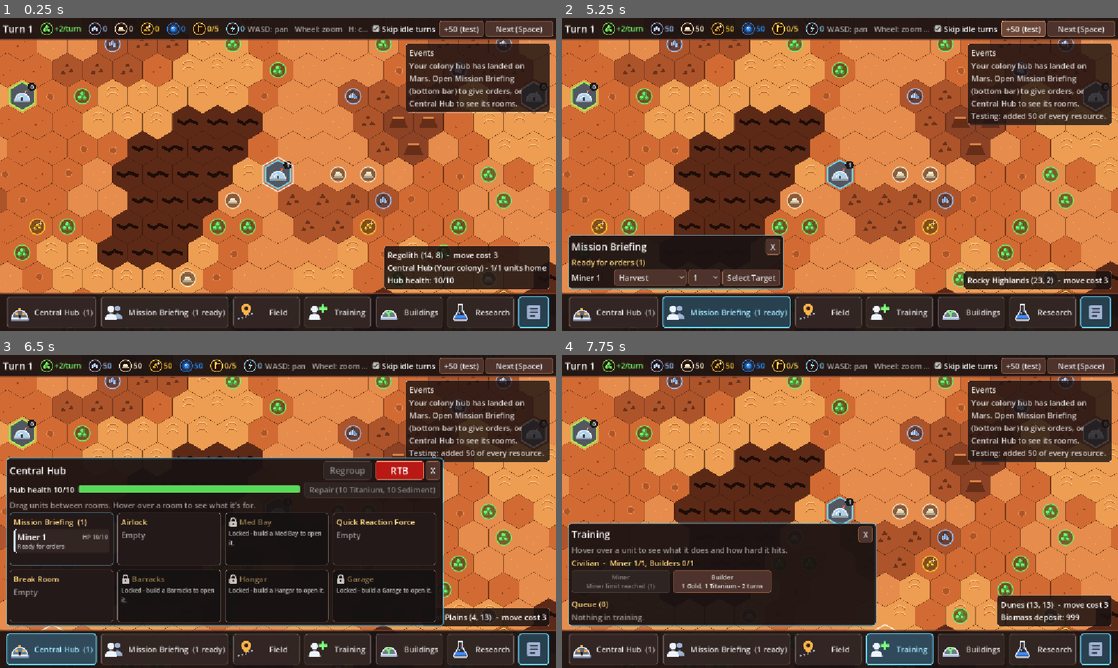
Above: before the commit, frames 1-4 (two rows, left to right).
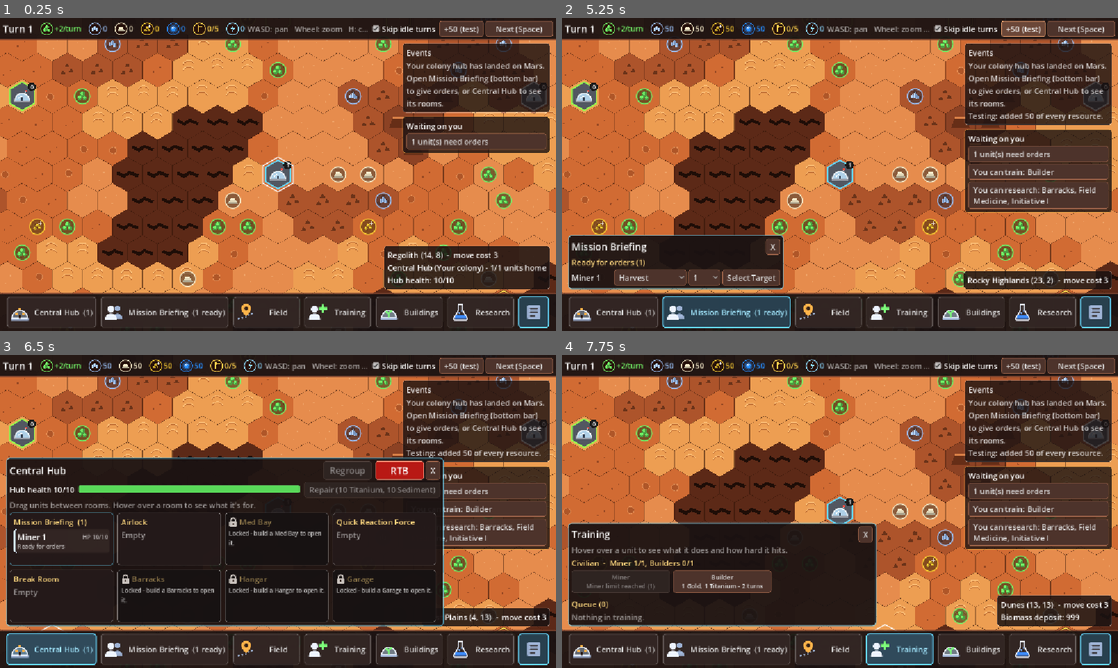
Above: after the commit, the same moments.

Repository: BenM96/civ
Game: Godot game, scene res://scenes/main.tscn
The game is run twice, just before and just after one commit, with the same random seed, the same clock (stepped at 60 frames per second) and the same inputs.
Inputs:
- Up to frame 1 (0.25 s): no input
- Up to frame 2 (5.25 s): click "Mission Briefing (1 ready)" at 0.5 s; click "Mission Briefing (1 ready)" at 1.25 s; click "Skip idle turns" at 2 s; click "Skip idle turns" at 2.75 s; click "Next (Space)" at 3.5 s; click "Next (Space)" at 4.25 s; click "+50 (test)" at 5 s
- Up to frame 3 (6.5 s): click "Central Hub (1)" at 5.75 s
- Up to frame 4 (7.75 s): click "Field" at 6.5 s; click "Training" at 7.25 s

The runs differ from the first frame. In frame 1, 4.3% of the frame differs, in the area x 72-99%, y 8-44%; in frame 2, 8.5%, in the area x 72-99%, y 8-63%; in frame 3, 6.6%; in frame 4, 8.5%.

Commit message:
"Waiting on you" blockers list; Next stays dismissed until something's new
- A permanent list under Events shows what stops auto-skip: open Attention
  issues (click to open the panel) and units in enemy territory (click to
  centre the map).
- Closing Training / Research / Buildings dismisses them across turns; they
  only come back for something new on offer.
- Buildings means a building can be ordered now (affordable, room for it),
  not merely unlocked.

Co-Authored-By: Claude Opus 5.5 <noreply@anthropic.com>

Diff:
--- a/scripts/game/attention.gd
+++ b/scripts/game/attention.gd
@@ -1,24 +1,25 @@
 class_name Attention
 extends RefCounted
 ## What the local player could be doing this turn, for the End Turn / Next
-## button and auto-skip (see TurnManager):
+## button, auto-skip (see TurnManager) and the blockers list down the right
+## of the screen (see Hud):
 ##   ORDERS    - units are waiting in Mission Briefing for orders (not ones
 ##               about to repeat an order). This one is a hard stop: it
 ##               can't be dismissed, and the turn can't end until every
 ##               one has an order (see blocks_end_turn());
 ##   TRAINING  - a unit can be trained (allowed, affordable and feedable);
-##   BUILDINGS - research has unlocked a hub building we haven't built yet
-##               and haven't looked at in the Buildings panel since;
+##   BUILDINGS - a hub building can be ordered right now (unlocked, room
+##               under its limit, and affordable) - not just unlocked;
 ##   RESEARCH  - a tech can be researched (affordable).
 ## While any is open the button says Next, opens the matching panel
 ## (Mission Briefing, Training, Buildings, Research - in that order) and
-## auto-skip stops. Closing that panel dismisses the issue for the rest of
-## the turn, even if there's still something to do - but every new turn
-## starts afresh, so anything still true blocks again (new_turn()). A new
-## building only needs seeing once: after the Buildings panel has been
-## closed with it on show, it never blocks again. Each issue is a set of
-## items (unit ids, unit names, building ids, tech ids), so something new
-## that turns up after a dismissal blocks again the same turn.
+## auto-skip stops. Closing that panel dismisses the issue as it stands -
+## and the dismissal lasts, turn after turn: it only comes back when
+## something NEW turns up (a unit, building or tech that wasn't on offer
+## when the panel was closed). Each issue is a set of items (unit ids, unit
+## names, building ids, tech ids); an item stops counting as dismissed once
+## it's no longer on offer, so if it comes back later (say it became
+## affordable again) it's new again.
 
 enum Issue { NONE, ORDERS, TRAINING, BUILDINGS, RESEARCH }
 
@@ -33,26 +34,28 @@
 }
 
 var player: Player
-## Issue -> {item: true}: items the player has dismissed this turn (by
-## closing the panel).
+## Issue -> {item: true}: items the player has dismissed (by closing the
+## panel) and that are still on offer.
 var _dismissed := {}
-## Building id -> true: unlocked buildings the player has already been shown
-## (or had from the start).
-var _seen_buildings := {}
 
 
 func _init(p_player: Player) -> void:
 	player = p_player
-	new_turn()
-	for id: Variant in _items(Issue.BUILDINGS):
-		_seen_buildings[id] = true
+	for issue: Issue in ORDER:
+		_dismissed[issue] = {}
 
 
-## A new turn: forget this turn's dismissals, so whatever's still true
-## blocks End Turn again.
+## A new turn: forget dismissals of anything no longer on offer, so it
+## counts as new if it comes back.
 func new_turn() -> void:
 	for issue: Issue in ORDER:
-		_dismissed[issue] = {}
+		var now := {}
+		for item: Variant in _items(issue):
+			now[item] = true
+		var dismissed: Dictionary = _dismissed[issue]
+		for item: Variant in dismissed.keys():
+			if not now.has(item):
+				dismissed.erase(item)
 
 
 ## The first open issue (in ORDER), or NONE.
@@ -63,13 +66,18 @@
 	return Issue.NONE
 
 
-## Whether `issue` has anything the player hasn't dismissed this turn.
+## Every open issue, in ORDER.
+func all_active() -> Array[Issue]:
+	var result: Array[Issue] = []
+	for issue: Issue in ORDER:
+		if is_active(issue):
+			result.append(issue)
+	return result
+
+
+## Whether `issue` has anything the player hasn't dismissed.
 func is_active(issue: Issue) -> bool:
-	var dismissed: Dictionary = _dismissed[issue]
-	for item: Variant in _items(issue):
-		if not dismissed.has(item):
-			return true
-	return false
+	return not _new_items(issue).is_empty()
 
 
 ## Units waiting for orders: the turn can't end until they have some.
@@ -83,28 +91,34 @@
 		if SECTIONS[issue] == section and issue != Issue.ORDERS:
 			for item: Variant in _items(issue):
 				_dismissed[issue][item] = true
-				if issue == Issue.BUILDINGS:
-					_seen_buildings[item] = true
 
 
-## A short reason for the Next button's tooltip, e.g. "2 unit(s) need orders".
+## A short reason, e.g. "2 unit(s) need orders" - for the Next button's
+## tooltip and the blockers list. Names only what's new.
 func describe(issue: Issue) -> String:
+	var items := _new_items(issue)
 	match issue:
 		Issue.ORDERS:
-			return "%d unit(s) in Mission Briefing need orders - give each one an order (or Wait) before ending the turn" % _items(Issue.ORDERS).size()
+			return "%d unit(s) in Mission Briefing need orders - give each one an order (or Wait) before ending the turn" % items.size()
 		Issue.TRAINING:
-			return "You can train: %s" % ", ".join(_items(Issue.TRAINING))
+			return "You can train: %s" % ", ".join(items)
 		Issue.BUILDINGS:
-			return "New to build: %s" % ", ".join(_items(Issue.BUILDINGS).map(
+			return "You can build: %s" % ", ".join(items.map(
 				func(id: String) -> String: return player.get_building_type(id).display_name))
 		Issue.RESEARCH:
-			return "You can research: %s" % ", ".join(_items(Issue.RESEARCH).map(
+			return "You can research: %s" % ", ".join(items.map(
 				func(id: String) -> String: return TechList.get_tech(id).display_name))
 	return ""
 
 
+## What makes `issue` true right now, less what's been dismissed.
+func _new_items(issue: Issue) -> Array:
+	var dismissed: Dictionary = _dismissed[issue]
+	return _items(issue).filter(func(item: Variant) -> bool: return not dismissed.has(item))
+
+
 ## What makes `issue` true right now: idle unit ids, trainable unit names,
-## newly unlocked building ids, or affordable tech ids.
+## orderable building ids, or affordable tech ids.
 func _items(issue: Issue) -> Array:
 	var items := []
 	if player == null or player.collapsed:
@@ -121,8 +135,7 @@
 					items.append(bp.unit_name)
 		Issue.BUILDINGS:
 			for type in player.building_types:
-				if player.has_building_tech(type.id) and player.count_planned_buildings(type.id) == 0 \
-						and not _seen_buildings.has(type.id):
+				if player.get_building_refusal(type.id) == "":
 					items.append(type.id)
 		Issue.RESEARCH:
 			for tech in TechList.all():
--- a/scripts/game/game.gd
+++ b/scripts/game/game.gd
@@ -52,6 +52,9 @@
 ## What the player could still do this turn - drives the Next button and
 ## stops auto-skip (see Attention).
 var attention: Attention
+## Seconds between refreshes of the Next button and the blockers list.
+const BLOCKERS_REFRESH := 0.2
+var _blockers_wait := 0.0
 
 var _hover_hex := Vector2i.ZERO
 var _has_hover := false
@@ -130,6 +133,7 @@
 		var reason := _submit(Orders.recall(unit))
 		if reason != "":
 			hud.log_event("Can't recall %s: %s" % [unit.display_name, reason]))
+	hud.location_requested.connect(func(h: Vector2i) -> void: camera.focus_on(map.hex_to_world(h)))
 	hud.notice_shown.connect(func(notice: Dictionary) -> void:
 		if notice.get("at") != null:
 			camera.focus_on(map.hex_to_world(notice["at"])))
@@ -671,10 +675,14 @@
 
 # --- Input -----------------------------------------------------------------
 
-func _process(_delta: float) -> void:
-	if attention:
+func _process(delta: float) -> void:
+	_blockers_wait -= delta
+	if attention and _blockers_wait <= 0.0:
+		_blockers_wait = BLOCKERS_REFRESH
 		var issue := attention.first_active()
 		hud.set_next_turn_hint(issue != Attention.Issue.NONE, attention.describe(issue))
+		hud.set_blockers(_skip_blockers(), "Nothing - idle turns are skipped while something's under way." if turns.auto_skip
+			else "Nothing. (Skip idle turns is off, so every turn waits for you.)")
 	var h := map.world_to_hex(get_global_mouse_position())
 	var has := map.has_tile(h)
 	if h != _hover_hex or has != _has_hover:
@@ -682,6 +690,33 @@
 		_has_hover = has
 		overlay.set_hover(h, has)
 		_update_hover_info()
+
+
+## What's stopping idle turns being skipped, for the list down the right
+## (see Hud.set_blockers()): each open Attention issue (opening its panel),
+## then every tile where our units and the enemy's are in each other's
+## territory (centring the map there - see TurnManager.get_contacts()).
+func _skip_blockers() -> Array:
+	var entries := []
+	for issue in attention.all_active():
+		var text := attention.describe(issue)
+		if issue == Attention.Issue.ORDERS:
+			text = "%d unit(s) need orders" % local_player.get_units_needing_orders().filter(
+				func(u: Unit) -> bool: return u.repeats_left == 0).size()
+		entries.append({"text": text, "section": Attention.SECTIONS[issue]})
+	var by_hex := {}  # Hex -> [ours?, owner, unit names].
+	for contact: Dictionary in turns.get_contacts():
+		var u: Unit = contact["unit"]
+		if not by_hex.has(u.hex):
+			by_hex[u.hex] = [contact["ours"], contact["owner"], []]
+		by_hex[u.hex][2].append(u.display_name)
+	for h: Vector2i in by_hex:
+		var info: Array = by_hex[h]
+		var names := ", ".join(info[2])
+		var text := "Your %s in %s territory at (%d, %d)" % [names, _colony(info[1]), h.x, h.y] if info[0] \
+			else "Enemy %s in your territory at (%d, %d)" % [names, h.x, h.y]
+		entries.append({"text": text, "at": h})
+	return entries
 
 
 ## End Turn / Next: while something wants the player's attention (see
--- a/scripts/game/turn_manager.gd
+++ b/scripts/game/turn_manager.gd
@@ -299,10 +299,18 @@
 		end_turn()
 
 
-## Whether our units and the enemy's are in each other's territory (a tile
-## with a structure the colony owns, or its hub): ours on theirs, or theirs
-## on ours. Turns aren't skipped then, so the player can react.
+## Whether our units and the enemy's are in each other's territory (see
+## get_contacts()). Turns aren't skipped then, so the player can react.
 func _in_contact() -> bool:
+	return not get_contacts().is_empty()
+
+
+## Every unit in enemy territory (a tile with a structure the colony owns,
+## or its hub) that involves the local player: ours on theirs, or theirs on
+## ours. Each is {"unit": Unit, "owner": faction whose territory it is,
+## "ours": true if it's our unit}.
+func get_contacts() -> Array[Dictionary]:
+	var result: Array[Dictionary] = []
 	for colony in players:
 		for u in colony.units:
 			if not u.is_in_world():
@@ -315,5 +323,5 @@
 			if owner == Faction.NONE or map.are_allied(owner, colony.id):
 				continue
 			if colony == local_player or owner == local_player.id:
-				return true
-	return false
+				result.append({"unit": u, "owner": owner, "ours": colony == local_player})
+	return result
--- a/scripts/ui/hud.gd
+++ b/scripts/ui/hud.gd
@@ -33,6 +33,8 @@
 signal recall_requested(unit: Unit)
 ## The Central Hub panel's Regroup button (see Player.start_regroup()).
 signal regroup_requested
+## A blockers-list entry (see set_blockers()) with a map location was clicked.
+signal location_requested(h: Vector2i)
 ## An event banner (see Notices) has just come on screen.
 signal notice_shown(notice: Dictionary)
 ## Asks to move a unit to `index` in its room's healing queue (see Room).
@@ -112,6 +114,11 @@
 var _log_lines: PackedStringArray = []
 ## The event log window (top right), shown or hidden by _events_button.
 var _log_panel: PanelContainer
+## What's stopping auto-skip (see set_blockers()), under the event log.
+var _blockers_panel: PanelContainer
+var _blockers_list: VBoxContainer
+## The entries on show, so the list is only rebuilt when they change.
+var _blockers_shown: Array = []
 ## Bottom-bar toggle for the event log (EVENTS_KEY).
 var _events_button: Button
 var _tile_panel: PanelContainer
@@ -714,6 +721,44 @@
 		b.set_pressed_no_signal(section == _section)
 
 
+## Fills the "Waiting on you" list down the right: what's stopping idle
+## turns being skipped. Each entry is {"text": String, and either "section":
+## Section (opens that panel when clicked) or "at": Vector2i (centres the
+## map there - see location_requested)}. `idle_note` is shown when the list
+## is empty. Only rebuilds when something changed.
+func set_blockers(entries: Array, idle_note: String) -> void:
+	var shown := entries.duplicate()
+	shown.append(idle_note)
+	if shown == _blockers_shown:
+		return
+	_blockers_shown = shown
+	for child in _blockers_list.get_children():
+		_blockers_list.remove_child(child)
+		child.queue_free()
+	if entries.is_empty():
+		var note := Label.new()
+		note.text = idle_note
+		note.autowrap_mode = TextServer.AUTOWRAP_WORD_SMART
+		note.custom_minimum_size.x = 290
+		note.modulate = Color(1, 1, 1, 0.6)
+		_blockers_list.add_child(note)
+		return
+	for entry: Dictionary in entries:
+		var on_click: Callable
+		if entry.has("at"):
+			var h: Vector2i = entry["at"]
+			on_click = func() -> void: location_requested.emit(h)
+		else:
+			var section: Section = entry["section"]
+			on_click = func() -> void: open_section(section)
+		var b := UiStyle.make_button(entry["text"], on_click)
+		b.alignment = HORIZONTAL_ALIGNMENT_LEFT
+		b.autowrap_mode = TextServer.AUTOWRAP_WORD_SMART
+		b.custom_minimum_size.x = 290
+		b.tooltip_text = "Show me" if entry.has("at") else "Open %s" % _panels[entry["section"]].title
+		_blockers_list.add_child(b)
+
+
 ## A message box in the middle of the screen that blocks clicks to the map.
 ## Always has Play Again; `can_continue` adds Keep Playing, which closes it.
 func _show_popup(title: String, message: String, color: Color, can_continue: bool) -> void:
@@ -796,13 +841,19 @@
 	_section_scroll.add_child(_section_list)
 
 	# Event log (top right)
+	# Right column (top right): the event log, then what's stopping turns
+	# being skipped.
+	var right := VBoxContainer.new()
+	_pin(right, Vector2(1, 0), Vector2(-12, 52), Control.GROW_DIRECTION_BEGIN, Control.GROW_DIRECTION_END)
+	right.mouse_filter = Control.MOUSE_FILTER_IGNORE
+	right.add_theme_constant_override("separation", 8)
+	root.add_child(right)
 	var log_panel := PanelContainer.new()
 	_log_panel = log_panel
-	_pin(log_panel, Vector2(1, 0), Vector2(-12, 52), Control.GROW_DIRECTION_BEGIN, Control.GROW_DIRECTION_END)
 	log_panel.custom_minimum_size = Vector2(300, 0)
 	log_panel.mouse_filter = Control.MOUSE_FILTER_IGNORE
 	log_panel.add_theme_stylebox_override("panel", UiStyle.box_style(Color(0.1, 0.07, 0.07, 0.8), Color(1, 1, 1, 0.1), 1, 6))
-	root.add_child(log_panel)
+	right.add_child(log_panel)
 	var log_box := VBoxContainer.new()
 	log_panel.add_child(log_box)
 	var log_title := Label.new()
@@ -812,6 +863,20 @@
 	_log_label.autowrap_mode = TextServer.AUTOWRAP_WORD_SMART
 	_log_label.modulate = Color(1, 1, 1, 0.8)
 	log_box.add_child(_log_label)
+
+	_blockers_panel = PanelContainer.new()
+	_blockers_panel.custom_minimum_size = Vector2(300, 0)
+	_blockers_panel.add_theme_stylebox_override("panel", UiStyle.box_style(Color(0.1, 0.07, 0.07, 0.8), Color(1.0, 0.75, 0.3, 0.35), 1, 6))
+	right.add_child(_blockers_panel)
+	var blockers_box := VBoxContainer.new()
+	_blockers_panel.add_child(blockers_box)
+	var blockers_title := Label.new()
+	blockers_title.text = "Waiting on you"
+	blockers_title.tooltip_text = "What's stopping idle turns being skipped. Click one to deal with it."
+	blockers_title.mouse_filter = Control.MOUSE_FILTER_PASS
+	blockers_box.add_child(blockers_title)
+	_blockers_list = VBoxContainer.new()
+	blockers_box.add_child(_blockers_list)
 
 	# Hovered tile info (bottom right, above the bar)
 	_tile_panel = PanelContainer.new()
